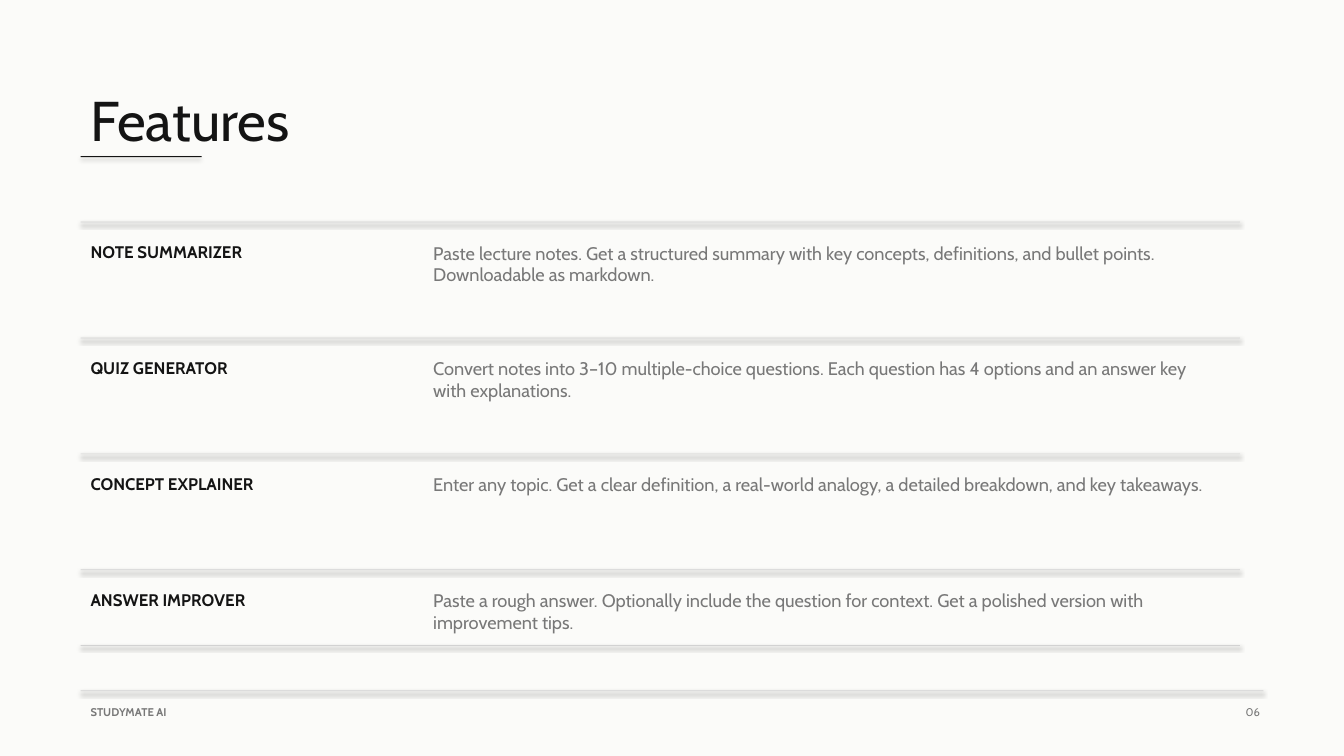
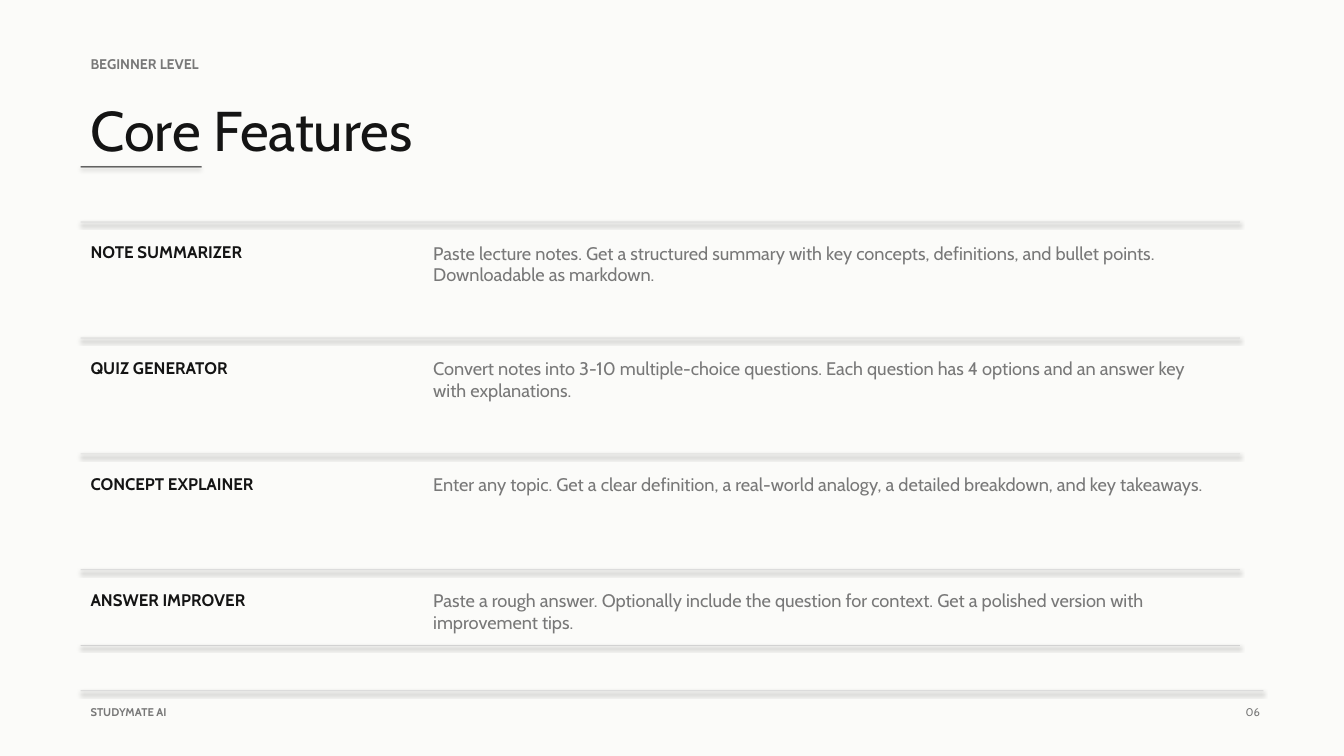
Before and after one commit to Pavanyamanuru-30/studymate-ai, a slide deck: slide 6 of StudyMate_AI_Presentation.pptx. Drawn at 1344x756 pixels with LibreOffice and Linux fonts; fonts in the diff are those of the drawing. Boxes give left, top, right and bottom in pixels: in the first picture for what was removed or moved away, otherwise in the second. Text is boxed around its words. In the diff, an @@ line names an element or a change of style, - is before the commit and + after.

Commit message:
docs: update report and PPT to cover all three levels (Beginner + Intermediate + Advanced)

```diff
--- a/StudyMate_AI_Presentation.pptx
+++ b/StudyMate_AI_Presentation.pptx
@@ text added at [91,59,199,69], 10 pt, text #787878, bold @@
+BEGINNER LEVEL
@@ text at [91,111,412,152]: text changed @@
-Features
+Core Features
@@ rectangle: place and size @@
-rectangle at [81,156,202,157]
+rectangle at [81,166,202,167]
@@ text at [433,361,1185,402]: text changed @@
-Convert notes into 3–10 multiple-choice questions. Each question has 4 options and an answer key with explanations.
+Convert notes into 3-10 multiple-choice questions. Each question has 4 options and an answer key with explanations.
```
Also in this commit, not shown: 7 other slides changed, 6 slides added, 4 slides removed, 1 other file.
